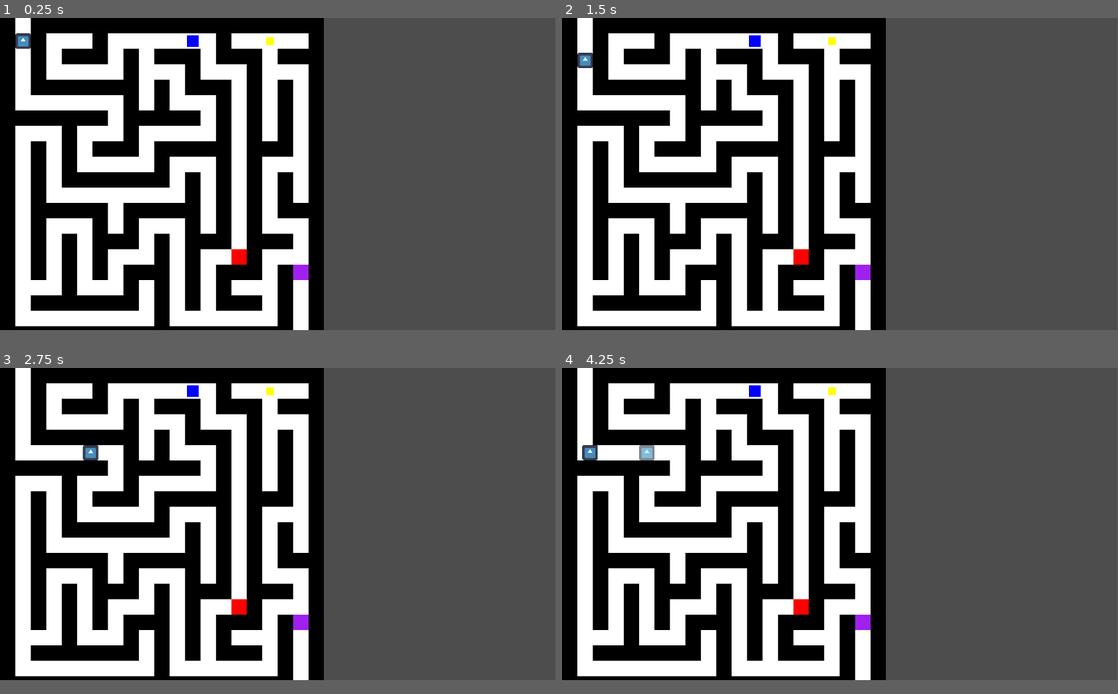
Above: before the commit, frames 1-4 (two rows, left to right).
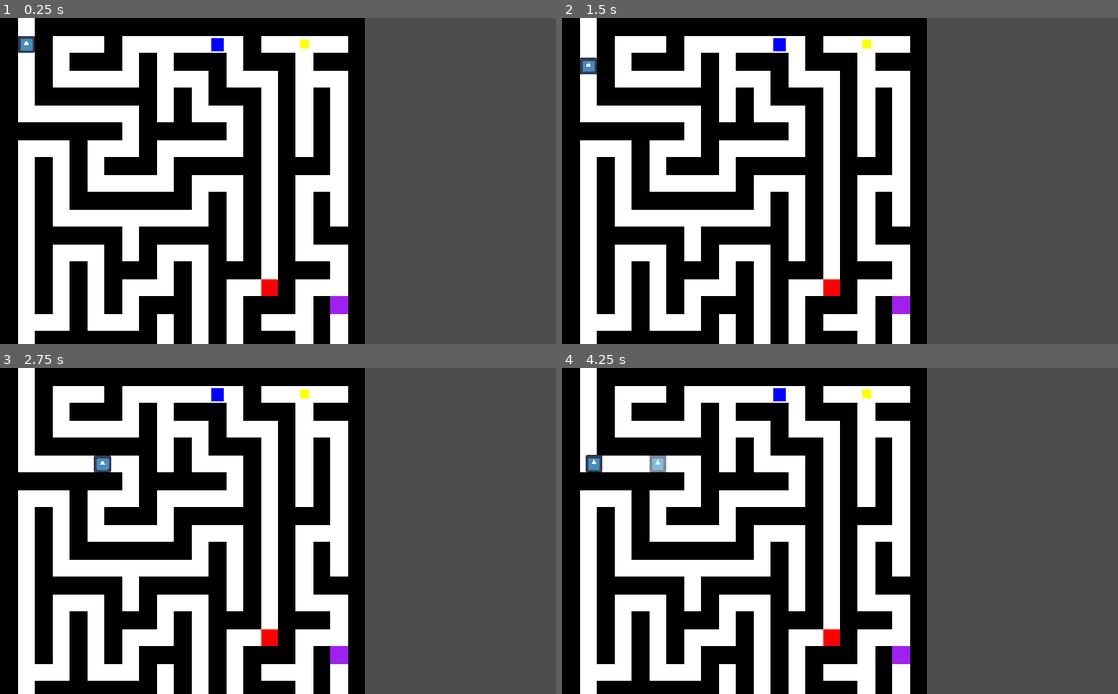
Above: after the commit, the same moments.

Repository: squid2010/quantum-maze
Game: Godot game, scene res://scenes/main.tscn
Two runs of this game, one before a commit and one after it. Both use one fixed random seed, a clock stepped at 60 frames per second and the inputs below. The engine's default icon, where the game draws it, is replaced by a stand-in: a white triangle on a blue panel in a dark square.
Inputs:
- Up to frame 1 (0.25 s): no input
- Up to frame 2 (1.5 s): tap Enter (ui_accept) at 0.5, 0.77, 1.25 s; hold Right (move_right) 0.53-1.28 s; tap Q (quantum_echo) at 0.6, 1.35 s; hold S (move_down) from 1.28 s (still down)
- Up to frame 3 (2.75 s): tap Enter (ui_accept) at 1.52 s; release S (move_down) at 2.03 s; hold Right (move_right) from 2.03 s (still down); tap Q (quantum_echo) at 2.1 s
- Up to frame 4 (4.25 s): release Right (move_right) at 2.78 s; hold Up (move_up) 2.78-3.53 s; tap Q (quantum_echo) at 2.85, 3.6 s; tap Enter (ui_accept) at 3.02, 3.5, 3.77 s; hold A (move_left) from 3.53 s (still down)
In our replay, the window is 799x449 before the commit and 800x469 after it. These sizes can differ from the game's own. Grey fills any space a smaller window leaves; there, only what the larger window draws over its background counts as a difference.

The runs differ from the first frame. In frame 1, 35% of the frame differs, in the area x 2-100%, y 0-100%; in frame 2, 35%; in frame 3, 35%; in frame 4, 35%.

Commit message:
Update project.godot

Diff:
--- a/project.godot
+++ b/project.godot
@@ -14,6 +14,12 @@
 run/main_scene="uid://0g4wr2meuvjg"
 config/features=PackedStringArray("4.4", "Forward Plus")
 config/icon="res://icon.svg"
+
+[display]
+
+window/size/viewport_width=1024
+window/size/viewport_height=600
+window/stretch/mode="canvas_items"
 
 [input]
 
